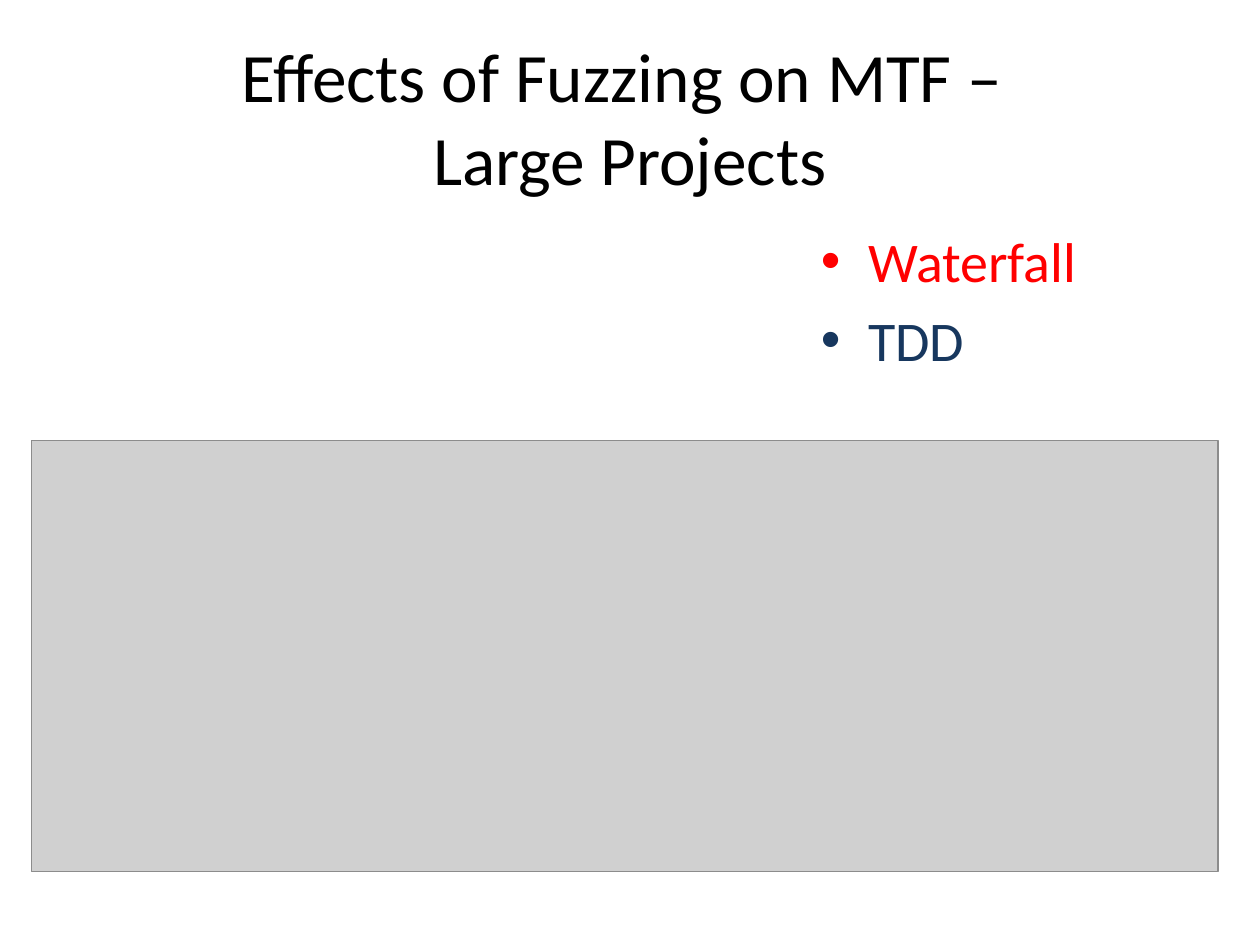
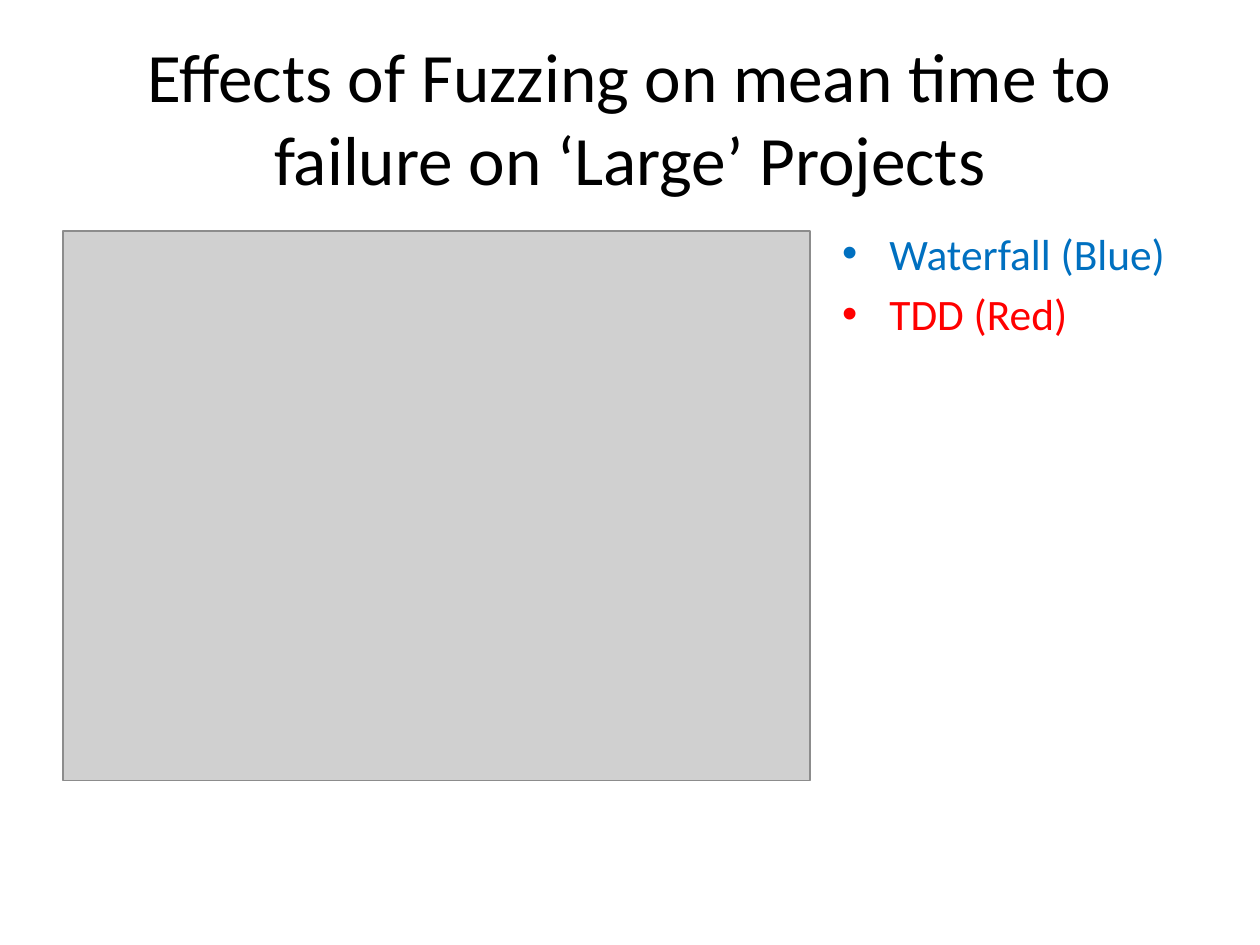
Before and after one commit to probablytom/fuzzi-moss-paper, a slide deck: slide 16 of Presentation.pptx (slide 30 before the commit). Drawn at 1260x945 pixels with LibreOffice and Linux fonts; fonts in the diff are those of the drawing; grey boxes stand for pictures. Boxes give left, top, right and bottom in pixels: in the first picture for what was removed or moved away, otherwise in the second. Text is boxed around its words. In the diff, an @@ line names an element or a change of style, - is before the commit and + after.

```diff
--- a/Presentation.pptx
+++ b/Presentation.pptx
@@ title at <box>148,54,1111,197</box>: text changed @@
-Effects of Fuzzing on MTF –
-Large Projects
+Effects of Fuzzing on mean time to failure on ‘Large’ Projects
@@ picture added at <box>63,231,810,780</box> @@
@@ text at <box>889,238,1165,336</box>: text changed; size 32 to 24.8 pt; text colour #FF0000 to #0070C0 @@
-• Waterfall
-• TDD
+• Waterfall (Blue)
+• TDD (Red)
@@ picture removed at <box>32,441,1218,872</box> @@
```
Also in this commit, not shown: 10 other slides changed, 3 slides added, 17 slides removed.
